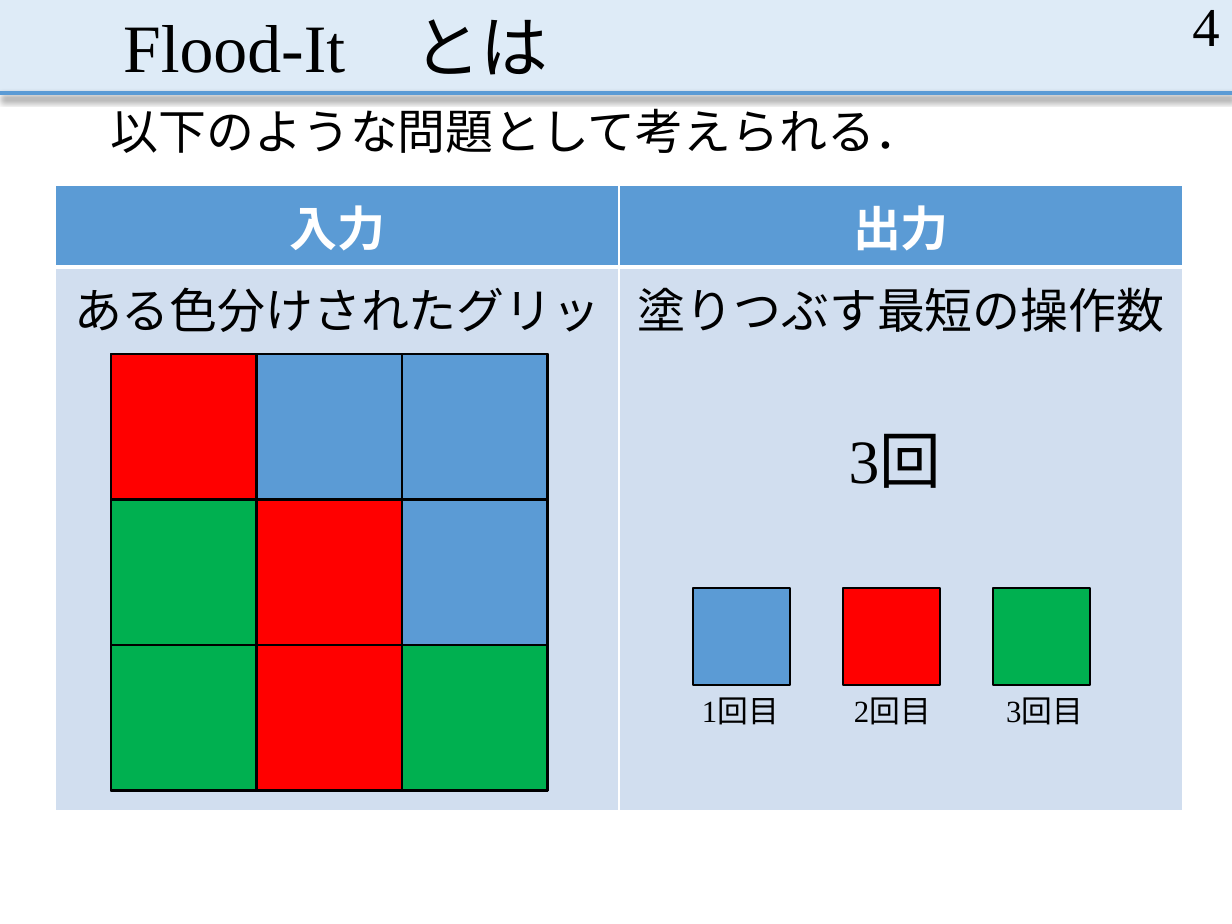
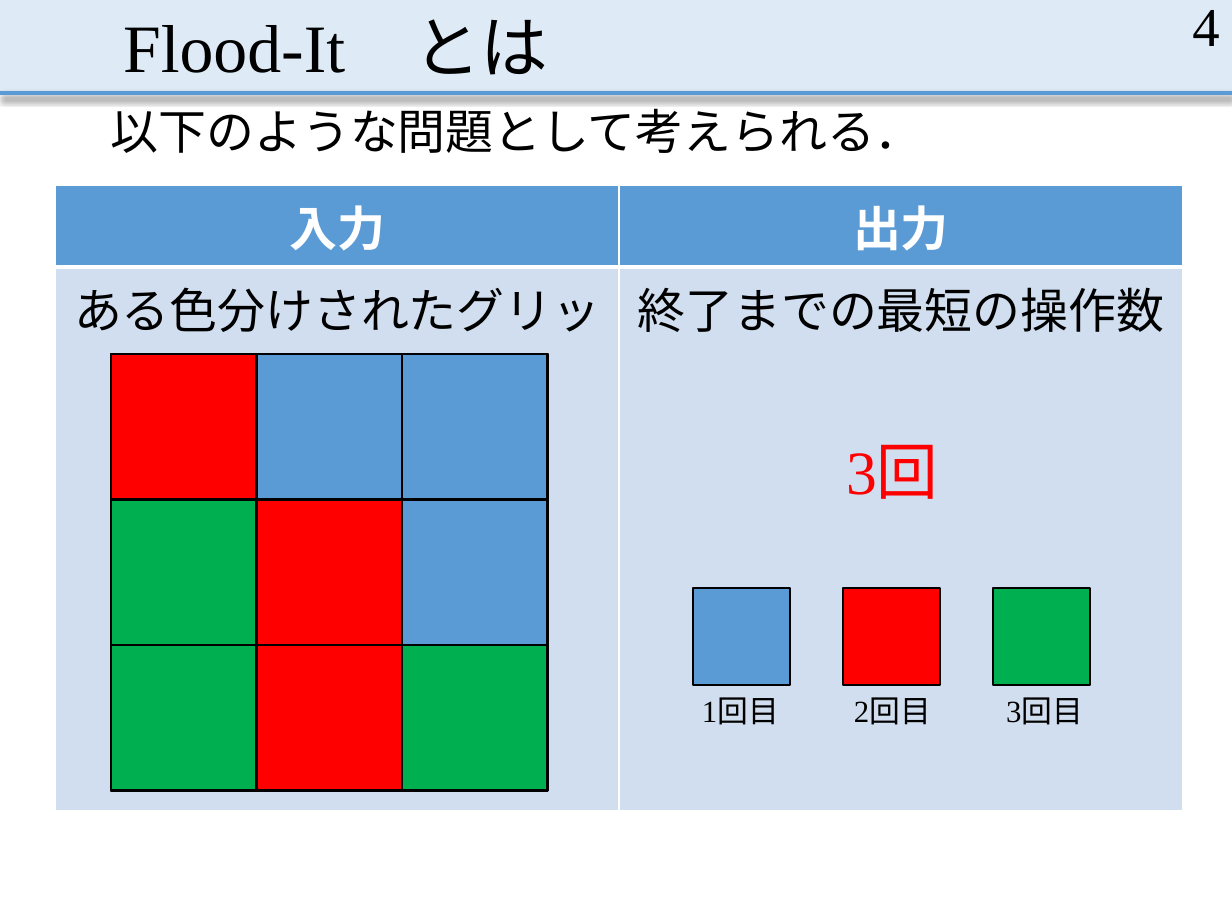
Before and after one commit to MasayaOda/SR, a slide deck: slide 4 of 中間発表.pptx. Drawn at 1232x924 pixels with LibreOffice and Linux fonts; fonts in the diff are those of the drawing. Boxes give left, top, right and bottom in pixels: in the first picture for what was removed or moved away, otherwise in the second. Text is boxed around its words. In the diff, an @@ line names an element or a change of style, - is before the commit and + after.

```diff
--- a/中間発表.pptx
+++ b/中間発表.pptx
@@ table at [55, 185, 1184, 808] @@
-row 2, column 2: 塗りつぶす最短の操作数
+row 2, column 2: 終了までの最短の操作数
@@ text "3回": place and size @@
-text "3回" at [849, 435, 941, 488]
+text "3回" at [846, 446, 938, 499]
@@ text "3回" at [846, 446, 938, 499]: text colour #000000 to #FF0000 @@
```
Also in this commit, not shown: 11 other slides changed, 1 slide added, 1 slide removed, 5 other files.
